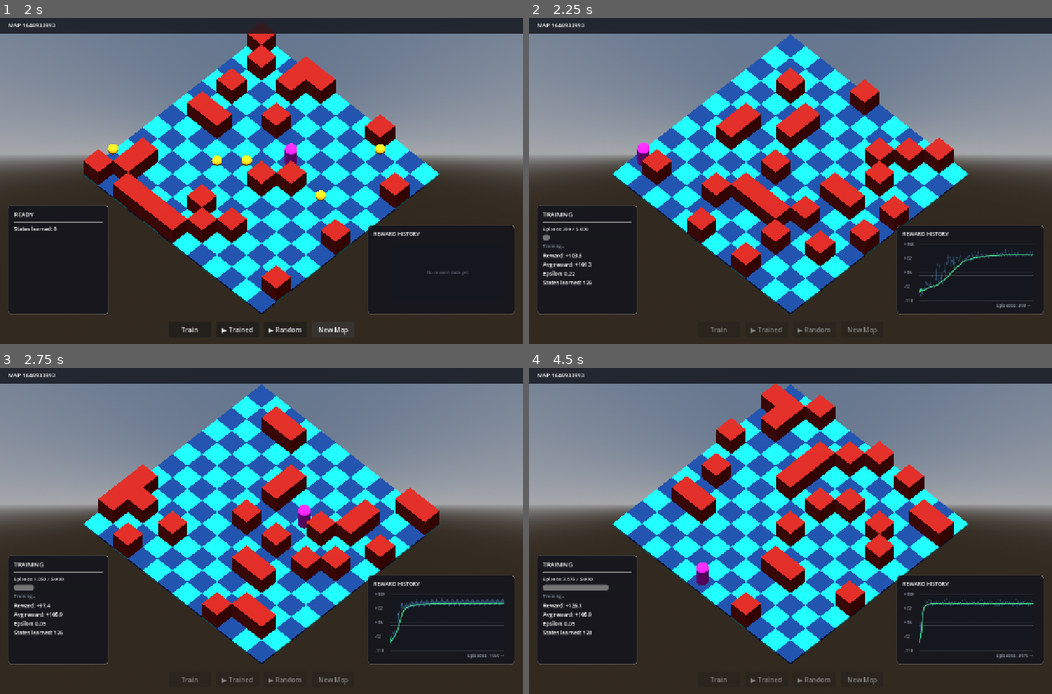
Above: before the commit, frames 1-4 (two rows, left to right).
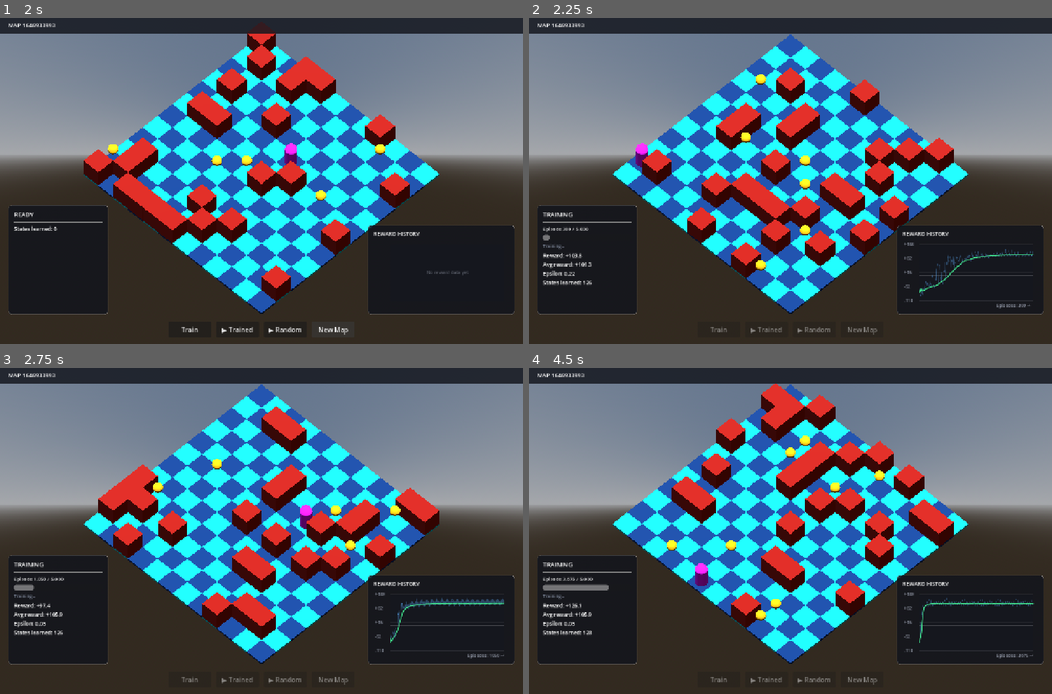
Above: after the commit, the same moments.

Repository: kaezrr/RLExplorer
Game: Godot game, scene res://scenes/main.tscn
Two runs of this game, one before a commit and one after it. Both use one fixed random seed, a clock stepped at 60 frames per second and the inputs below.
Inputs:
- Up to frame 1 (2 s): click "New Map" at 0.5 s; click "New Map" at 1.25 s
- Up to frame 2 (2.25 s): click "Train" at 2 s
- Up to frame 3 (2.75 s): no input
- Up to frame 4 (4.5 s): tap Enter at 2.75 s; tap T at 2.85 s; tap P at 3.05, 3.6 s; tap R at 3.8, 4.35 s

Frame 1 is identical in both runs. In frame 2, 0.4% of the frame differs, in the area x 20-54%, y 17-78%; in frame 3, 0.3%; in frame 4, 0.5%, in the area x 26-68%, y 20-78%.

Commit message:
fix visual training bug

Diff:
--- a/scripts/main.gd
+++ b/scripts/main.gd
@@ -117,13 +117,6 @@
 	print("RL GRID WORLD")
 	print("==========================================")
 	print("Current map seed: ", MAP_SEED)
-	print("")
-	print("Controls:")
-	print("T = Train model")
-	print("P = Trained policy playback")
-	print("R = Random policy playback")
-	print("N = New random map")
-	print("")
 	print("Q-table path: ", Q_TABLE_PATH)
 	print("==========================================")
 	print("")
@@ -342,9 +335,6 @@
 
 	print("")
 	print("Training finished.")
-	print("P = trained playback")
-	print("R = random playback")
-	print("N = new random map")
 	print("")
 
 # --------------------------------------------------
@@ -353,12 +343,23 @@
 
 
 func _on_training_snapshot(data: Dictionary) -> void:
-	# The Trainer has just finished an actual training
-	# episode. Its agent contains the final state of that
-	# episode, including any collectibles it removed.
-	# Render that state now so the player can see how the
-	# policy is behaving.
-	grid_renderer.render_grid(agent.grid_data, grid_map)
+	# The Trainer hands us the map's *starting* state for this
+	# snapshot episode - full collectibles, agent at spawn - not
+	# whatever's left once the episode has already run to
+	# completion. Render that "before" picture instead of
+	# agent.grid_data, which by this point usually already has
+	# every collectible cleared out.
+	var snapshot_grid: Array = data.get("grid_snapshot", agent.grid_data)
+	var snapshot_position: Vector2i = data.get("position", agent.grid_position)
+
+	grid_renderer.render_grid(snapshot_grid, grid_map)
+
+	# Snap the agent's visual transform to match the "before" snapshot
+	# too, rather than leaving it wherever it last drifted to during
+	# the (unrendered) fast training loop.
+	var snapshot_world_position := grid_renderer.grid_to_world(snapshot_position)
+	agent.position = snapshot_world_position
+	agent.visual_target_position = snapshot_world_position
 
 	if hud != null:
 		data["states_count"] = q_learning.q_table.size()
@@ -375,9 +376,9 @@
 		data["reward"],
 		" | Epsilon: ",
 		data["epsilon"],
-		" | Remaining: ",
+		" | Collectibles (before): ",
 		data["remaining_collectibles"],
-		" | Agent position: ",
+		" | Start position: ",
 		data["position"],
 	)
 
@@ -592,42 +593,6 @@
 			"reward": playback_total_reward,
 		})
 
-# --------------------------------------------------
-# Input
-# --------------------------------------------------
-
-
-func _unhandled_input(event: InputEvent) -> void:
-	if not event is InputEventKey:
-		return
-
-	if not event.pressed or event.echo:
-		return
-
-	match event.keycode:
-		# ----------------------------------------------
-		# Train model
-		# ----------------------------------------------
-		KEY_T:
-			run_configured_training()
-
-		# ----------------------------------------------
-		# Trained policy
-		# ----------------------------------------------
-		KEY_P:
-			start_trained_playback()
-
-		# ----------------------------------------------
-		# Random policy
-		# ----------------------------------------------
-		KEY_R:
-			start_random_playback()
-
-		# ----------------------------------------------
-		# New random map
-		# ----------------------------------------------
-		KEY_N:
-			randomize_current_map()
 
 # --------------------------------------------------
 # Utility
--- a/scripts/trainer.gd
+++ b/scripts/trainer.gd
@@ -50,18 +50,38 @@
 		# Cycle through the 8 training maps in round-robin order.
 		var training_seed: int = training_seeds[episode % training_seeds.size()]
 
-		var total_reward := run_episode(training_seed, alpha, gamma, epsilon)
-
-		episode_rewards.append(total_reward)
-		batch_rewards.append(total_reward)
-
-		epsilon = max(epsilon_end, epsilon * epsilon_decay)
-
 		# Only refresh the visible world periodically.
 		# The actual Q-learning still runs every episode.
 		var show_snapshot := (
 			(episode + 1) % safe_visual_interval == 0 or episode == num_episodes - 1
 		)
+
+		# For snapshot episodes, capture the map's *starting* state -
+		# full collectibles, agent at its spawn point - before a single
+		# step runs. run_episode() below will mutate its own internally
+		# generated grid as the episode plays out (often clearing every
+		# collectible well within max_steps), so peeking the fresh map
+		# here is what lets the snapshot show the "before" picture
+		# instead of the "after" one.
+		var snapshot_grid: Array = []
+		var snapshot_start_position := Vector2i.ZERO
+		var snapshot_collectible_count := 0
+
+		if show_snapshot:
+			snapshot_grid = grid_world.generate_map(training_seed)
+			snapshot_start_position = grid_world.find_agent_start(snapshot_grid)
+
+			for row in snapshot_grid:
+				for cell in row:
+					if cell == GridWorld.COLLECTIBLE:
+						snapshot_collectible_count += 1
+
+		var total_reward := run_episode(training_seed, alpha, gamma, epsilon)
+
+		episode_rewards.append(total_reward)
+		batch_rewards.append(total_reward)
+
+		epsilon = max(epsilon_end, epsilon * epsilon_decay)
 
 		if show_snapshot:
 			if visual_callback.is_valid():
@@ -72,8 +92,9 @@
 						"seed": training_seed,
 						"reward": total_reward,
 						"epsilon": epsilon,
-						"remaining_collectibles": agent.get_collectible_count(),
-						"position": agent.grid_position,
+						"remaining_collectibles": snapshot_collectible_count,
+						"position": snapshot_start_position,
+						"grid_snapshot": snapshot_grid,
 						# All per-episode rewards since the last snapshot,
 						# in order, starting at batch_start_episode + 1.
 						"episode_rewards_batch": batch_rewards.duplicate(),
@@ -99,10 +120,10 @@
 				total_reward,
 				" | Epsilon: ",
 				epsilon,
-				" | Remaining: ",
-				agent.get_collectible_count(),
-				" | Position: ",
-				agent.grid_position,
+				" | Collectibles (before): ",
+				snapshot_collectible_count,
+				" | Start position: ",
+				snapshot_start_position,
 			)
 
 	return episode_rewards
